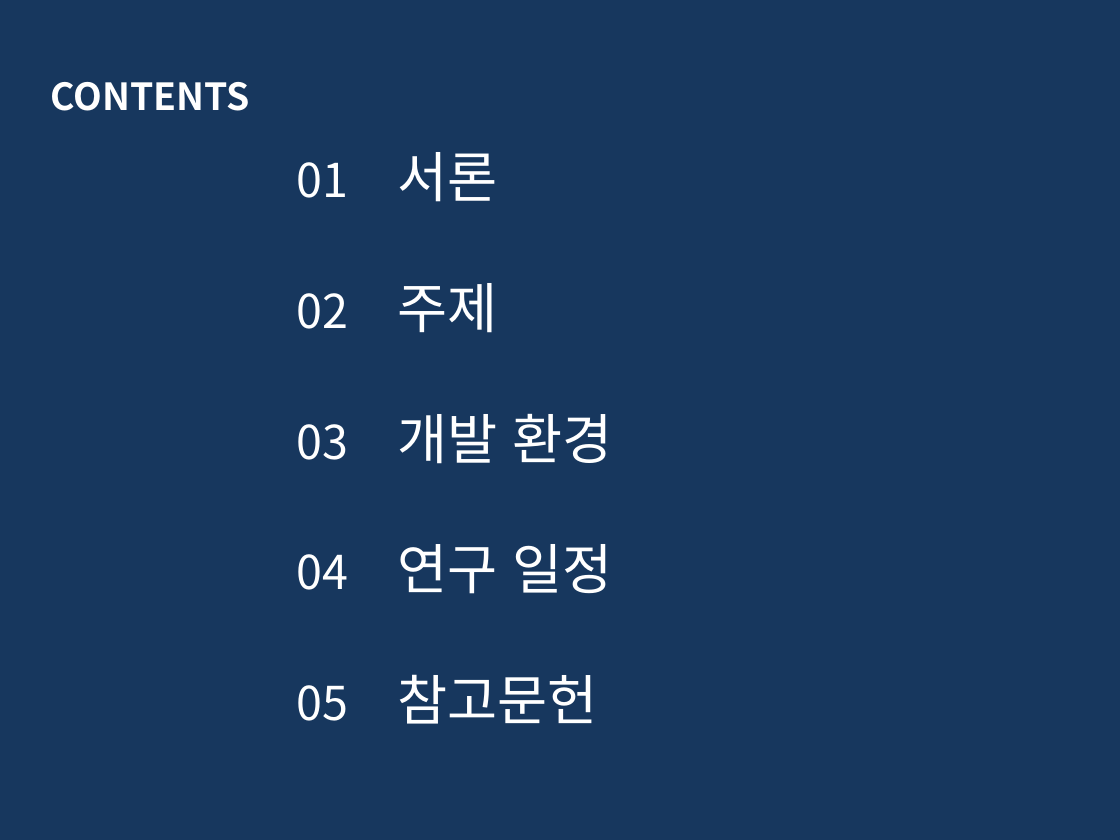
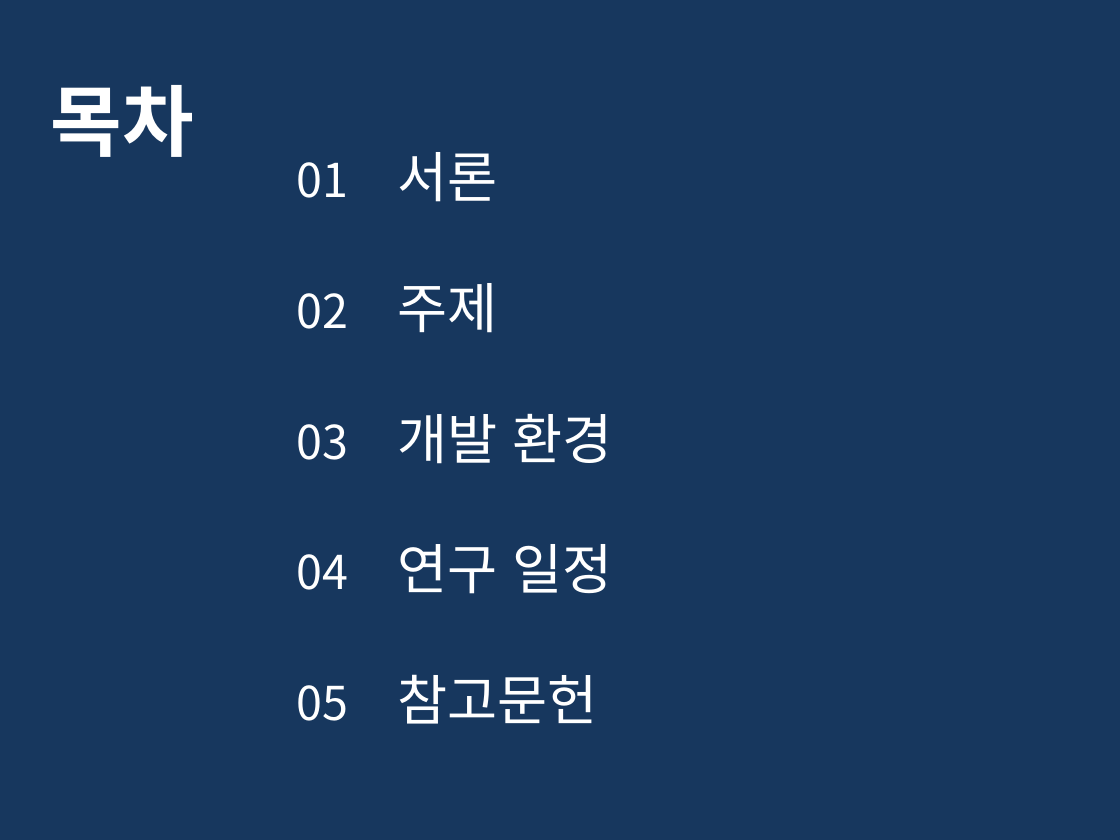
Before and after one commit to glad1470/2019_research, a slide deck: slide 2 of Doc/주제 선정 및 시장 조사_19.03.19/졸업논문 주제_임광효_김준영_2.pptx (slide 3 before the commit). Drawn at 1120x840 pixels with LibreOffice and Linux fonts; fonts in the diff are those of the drawing. Boxes give left, top, right and bottom in pixels: in the first picture for what was removed or moved away, otherwise in the second. Text is boxed around its words. In the diff, an @@ line names an element or a change of style, - is before the commit and + after.

```diff
--- a/Doc/주제 선정 및 시장 조사_19.03.19/졸업논문 주제_임광효_김준영_2.pptx
+++ b/Doc/주제 선정 및 시장 조사_19.03.19/졸업논문 주제_임광효_김준영_2.pptx
@@ text at bbox=[51, 85, 194, 157]: text changed; size 24 to 50 pt @@
-CONTENTS
+목차
```
Also in this commit, not shown: 7 other slides changed, 2 slides added, 3 slides removed.
